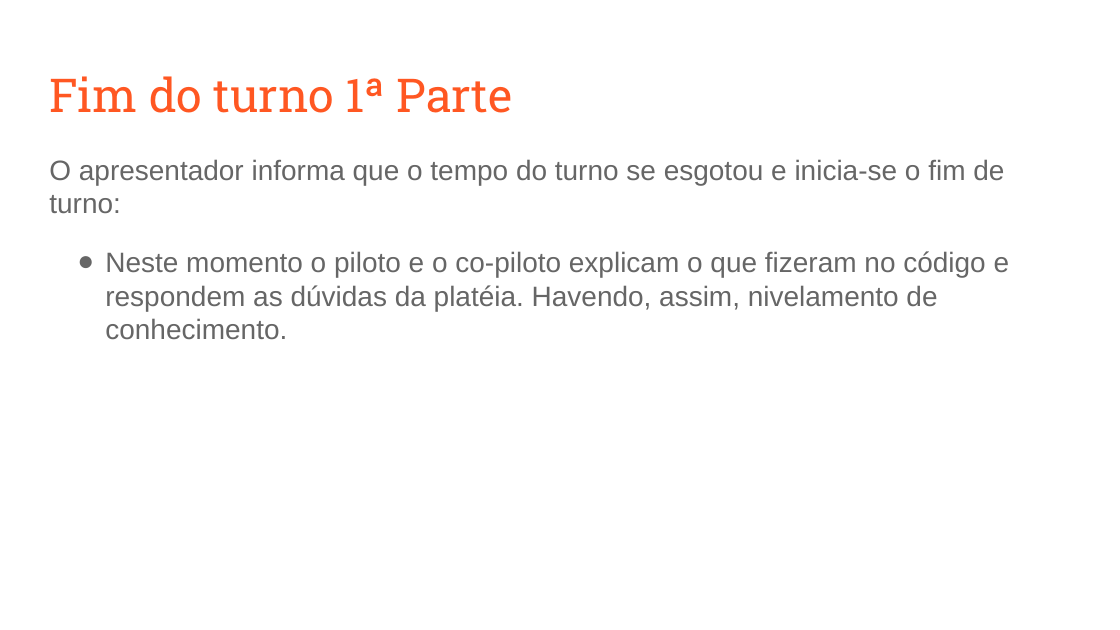
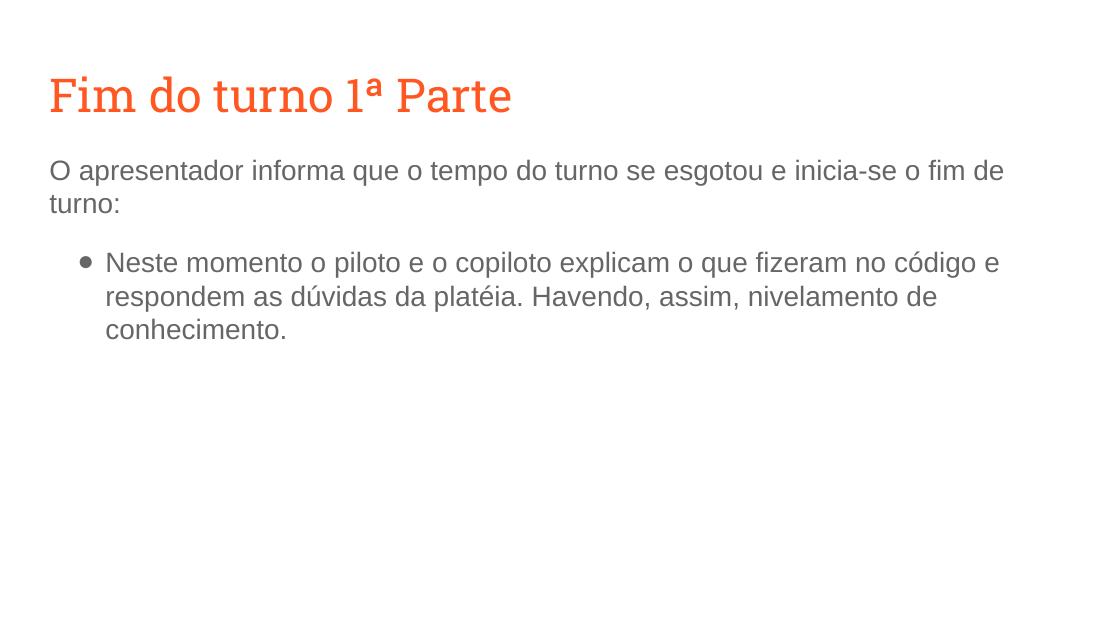
Before and after one commit to fga-eps-mds/A-Disciplina-MDS-EPS, a slide deck: slide 20 of MDS_Material/Coding_Dojo/Coding Dojo.odp (slide 12 before the commit). Drawn at 1120x630 pixels with LibreOffice and Linux fonts; fonts in the diff are those of the drawing. Boxes give left, top, right and bottom in pixels: in the first picture for what was removed or moved away, otherwise in the second. Text is boxed around its words. In the diff, an @@ line names an element or a change of style, - is before the commit and + after.

```diff
--- a/MDS_Material/Coding_Dojo/Coding Dojo.odp
+++ b/MDS_Material/Coding_Dojo/Coding Dojo.odp
@@ text at [105, 251, 1000, 339]: text changed @@
-● Neste momento o piloto e o co-piloto explicam o que fizeram no código e respondem as dúvidas da platéia. Havendo, assim, nivelamento de conhecimento.
+● Neste momento o piloto e o copiloto explicam o que fizeram no código e respondem as dúvidas da platéia. Havendo, assim, nivelamento de conhecimento.
```
Also in this commit, not shown: 11 other slides changed, 9 slides added, 1 slide removed.
